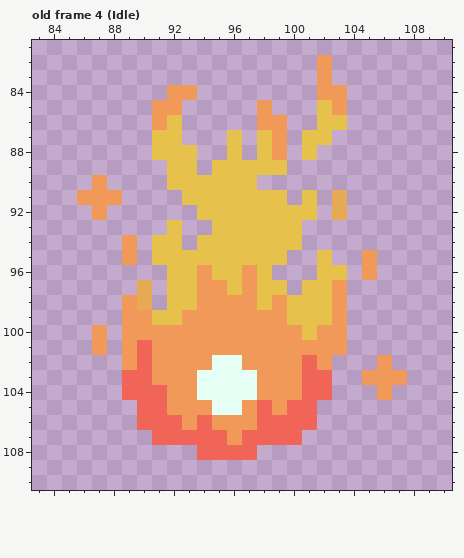
File history of a pixel-art file, devassets/Aseprite Projects/RedSoul.aseprite. The first picture shows the starting point.
192x192 pixels, 4 frames. Shown: old frame 4 (Idle): x 83..110, y 81..110. The commit also changed other frames, which this record leaves out.
The result:
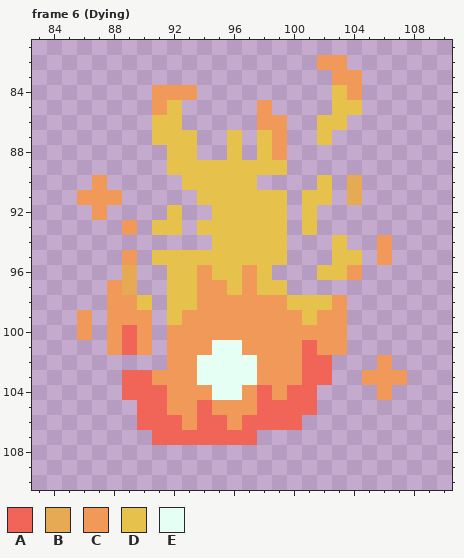
Palette (. is transparent): A #f16558  B #e6aa54  C #f19958  D #e6c14b  E #e5fff4
A new or re-ordered frame is compared with the old frame closest to it.
Author's note on the commit: dying + dead for blue/red soul
The exact change:
frames 4 -> 12
Frame 6 (Dying) is new; against old frame 4 (Idle):
Colour A replaces colour C in row 100 at x 89; in row 101 at x 89 and 101; in row 102 at x 102; in row 104 at x 98 and 100; in row 105 at x 94 and 99; in row 106 at x 95 and 97.
Colour A replaces colour C in row 107 at x 96.
Colour B is added in rows 90 to 91 at x 104; in rows 96 to 97 at x 89.
Colour C is added in row 82 at x 103; in row 83 at x 103 to 104; in row 84 at x 91 and 104; in row 93 at x 89; in rows 94 to 95 at x 106; in row 96 at x 104.
Colour C is added in rows 97 to 98 at x 88; in rows 99 to 100 at x 86 and 88; in row 101 at x 88.
Colour C replaces colour A in row 101 at x 90.
Colour C replaces colour D in row 98 at x 98; in row 99 at x 100 and 102; in row 100 at x 101.
Colour C replaces colour E in row 104 at x 94 and 97; in row 105 at x 95 to 96.
Colour D is added in row 85 at x 104; in row 87 at x 93; in row 89 at x 94; in rows 90 to 91 at x 102; in row 92 at x 92; in row 93 at x 91, 94 and 101.
Colour D is added in row 94 at x 103; in row 95 at x 103 to 104.
Colour D replaces colour B in row 98 at x 90.
Colour D replaces colour C in row 84 at x 103; in row 85 at x 92 and 103; in row 86 at x 91.
Colour E replaces colour C in row 101 at x 95 to 96; in row 102 at x 94 and 97.
Colour A is removed in row 102 at x 90; in row 104 at x 102; in row 106 at x 101; in row 107 at x 98 to 100; in row 108 at x 94 to 97.
Colour B is removed in rows 91 to 92 at x 103; in row 97 at x 90.
Colour C is removed in rows 83 to 84 at x 102; in row 94 at x 89; in rows 95 to 96 at x 105; in row 97 at x 103; in rows 100 to 101 at x 87 and 91; in row 102 at x 89 and 91.
Colour D is removed in row 85 at x 102; in row 87 at x 101; in row 88 at x 91 and 101; in row 90 at x 92; in row 91 at x 93; in row 92 at x 94 and 100.
Colour D is removed in row 93 at x 100; in row 94 at x 91 to 92, 94 and 100; in row 95 at x 102; in row 97 at x 101 to 102; in row 99 at x 91.
Boxes around the changes in both pictures, in picture pixels (x1, y1, x2, y2):
changed: (77, 55, 392, 460)
